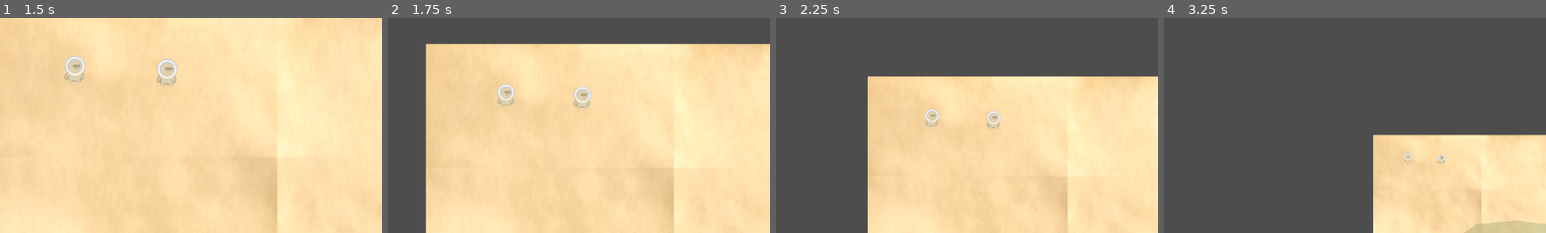
Above: before the commit, frames 1-4 (left to right).
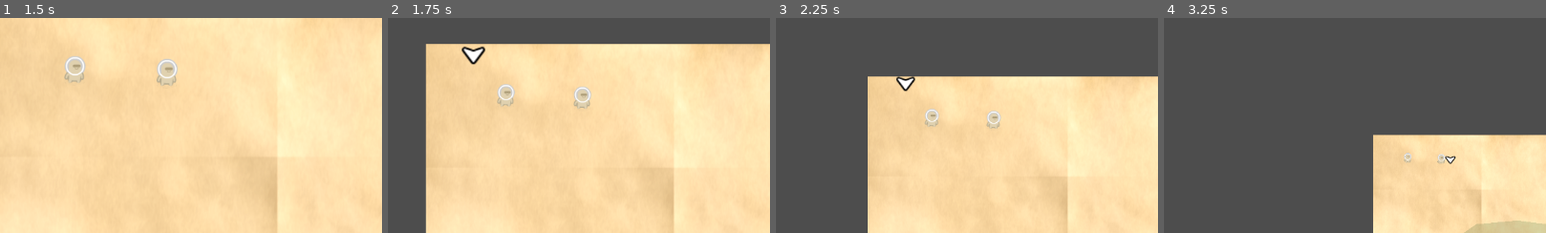
Above: after the commit, the same moments.

Repository: VAIVS/SD.Godot.ChartKrieg
Game: Godot game, scene res://UI/StartMenu/start_menu.tscn
The game is run twice, just before and just after one commit, with the same random seed, the same clock (stepped at 60 frames per second) and the same inputs.
Inputs (mouse positions are % of the whole screen's width and height, from its top left):
- Up to frame 1 (1.5 s): click "Start" at 0.5 s; tap Enter at 1.25 s; move the mouse to (9, 10) at 1.27 s; hold Right (ui_right) from 1.28 s (still down); hold Mouse wheel up (zoom_in) from 1.28 s (still down); click (9, 10) at 1.42 s
- Up to frame 2 (1.75 s): keep holding Right (ui_right); keep holding Mouse wheel up (zoom_in)
- Up to frame 3 (2.25 s): move the mouse to (16, 17) at 2.02 s; release Right (ui_right) at 2.03 s; release Mouse wheel up (zoom_in) at 2.03 s; hold Down (ui_down) from 2.03 s (still down); tap Mouse wheel down (zoom_out) at 2.1 s; click (16, 17) at 2.17 s
- Up to frame 4 (3.25 s): move the mouse to (32, 25) at 2.77 s; release Down (ui_down) at 2.78 s; hold Right (ui_right) from 2.78 s (still down); hold Mouse wheel up (zoom_in) from 2.78 s (still down); click (32, 25) at 2.92 s
The pictures show only the part of the screen within x 3-53%, y 3-53%; the shares and areas given below are measured in that part.

Frame 1 is identical in both runs. In frame 2, 0.3% of the frame differs, in the area x 19-26%, y 13-22%; in frame 3, 0.2%; in frame 4, less than 0.1%.

Commit message:
Ass rudimentary event resolving

Diff:
--- a/GameSystems/ArmySelectionManager/army_selection_manager.gd
+++ b/GameSystems/ArmySelectionManager/army_selection_manager.gd
@@ -8,15 +8,22 @@
 
 }
 
+func get_selection() -> Array:
+	return cursor_highlits_dic.keys()
+
 func handle_signal_on_army_selected(army: TestPlayer):
 	#In future, further modularize this
 	var army_selection: Array = cursor_highlits_dic.keys()
 	if army in army_selection:
 		cursor_highlits_dic[army].queue_free()
 		cursor_highlits_dic.erase(army)
-		game_state_manager.queue_game_state_event(GameStateManager.GameStateEvent.new(GameStateManager.game_event_types.UNSELECTED, army))
+		game_state_manager.queue_game_state_event(GameStateManager.GameStateEvent.new(GameStateManager.game_event_types.UNSELECTED_SINGLE_ARMY, army))
 	else:
 		var army_highligt = army_highlight_scene.instantiate()
 		army.add_child(army_highligt)
 		cursor_highlits_dic[army] = army_highligt
-		game_state_manager.queue_game_state_event(GameStateManager.GameStateEvent.new(GameStateManager.game_event_types.SELECTED, army))
+		var updated_army_selection = cursor_highlits_dic.keys()
+		if updated_army_selection.size() > 1:
+			game_state_manager.queue_game_state_event(GameStateManager.GameStateEvent.new(GameStateManager.game_event_types.SELECTED_MULTIPLE_ARMIES, updated_army_selection))
+		else:
+			game_state_manager.queue_game_state_event(GameStateManager.GameStateEvent.new(GameStateManager.game_event_types.SELECTED_SINGLE_ARMY, army))
--- a/GameSystems/GameStateManager/game_state_manager.gd
+++ /dev/null
@@ -1,37 +0,0 @@
-extends Node
-class_name GameStateManager
-
-enum game_states {
-	MAPIDLE,
-	ARMY_ACTIONS,
-	ARMY_MENU
-}
-
-enum game_event_types {
-	SELECTED,
-	UNSELECTED,
-	CLICKED
-}
-
-@onready var queue: Array[GameStateEvent] = [];
-@onready var current_state: game_states = game_states.MAPIDLE
-
-func _process(delta: float) -> void:
-	var gameEvent: GameStateEvent = queue.pop_front()
-	if gameEvent:
-		pass
-
-
-func queue_game_state_event(queueItem: GameStateEvent):
-	queue.append(queueItem)
-
-
-
-class GameStateEvent:
-
-	var game_event_type: game_event_types
-	var object
-
-	func _init(et: game_event_types, o):
-		game_event_type = et
-		object = o
--- a/GameSystems/GameStateManager/game_state_manager.tscn
+++ /dev/null
@@ -1,6 +0,0 @@
-[gd_scene load_steps=2 format=3 uid="uid://dimtad8pes5ld"]
-
-[ext_resource type="Script" path="res://GameSystems/GameStateManager/game_state_manager.gd" id="1_r4dpb"]
-
-[node name="GameStateManager" type="Node"]
-script = ExtResource("1_r4dpb")
--- a/Scenes/salva/salva_test.gd
+++ b/Scenes/salva/salva_test.gd
@@ -1,9 +1,24 @@
 extends Node2D
+class_name GameStateManager
+
+enum game_states {
+	MAPIDLE,
+	ARMY_ACTIONS,
+	ARMY_MENU
+}
+
+enum game_event_types {
+	SELECTED_SINGLE_ARMY,
+	SELECTED_MULTIPLE_ARMIES,
+	UNSELECTED_SINGLE_ARMY,
+	CLICKED_ON_MAP
+}
 
 @onready var world_map: WorldMapLogic = $WorldMap
 @onready var armies: Node2D = $Armies
 @onready var army_selection_manager: SelectionManager = $Systens/ArmySelectionManager
-
+@onready var queue: Array[GameStateEvent] = [];
+@onready var current_state: game_states = game_states.MAPIDLE
 
 
 @export var movement_marker_scene: PackedScene
@@ -13,10 +28,13 @@
 
 	#For the time being done manually.
 	#In the future this will be done by the system that spawns the armies.
-
 	for army: TestPlayer in armies.get_children():
 		army.sig_army_selected.connect(army_selection_manager.handle_signal_on_army_selected)
 
+func _process(_delta: float) -> void:
+	var gameEvent: GameStateEvent = queue.pop_front()
+	if gameEvent:
+		process_game_event(gameEvent)
 
 #Todo Move the handling of map controls into the WorlMap
 func set_new_marker(marker: MovementMarker) -> void:
@@ -35,17 +53,41 @@
 
 
 
-#func give_move_command(pos: Vector2) -> void:
-	#var marker : MovementMarker = movement_marker_scene.instantiate() as MovementMarker
-	#marker.global_position = pos
-	#for army: TestPlayer in army_selection:
-		#army.target_node = marker
-		## Consider have start_navigation trigger within the setter of target_node.
-		## Depends from navigation map baking.
-		#army.start_navigation()
-		#army.reset_selected_ui()
-	#set_new_marker(marker)
+
 
 
 func _on_world_map_sig_point_touched(pos: Vector2) -> void:
-	print(pos)
+	queue_game_state_event(GameStateEvent.new(game_event_types.CLICKED_ON_MAP, pos))
+
+
+func queue_game_state_event(queueItem: GameStateEvent):
+	queue.append(queueItem)
+
+func process_game_event(game_event: GameStateEvent) -> void:
+	if current_state == game_states.MAPIDLE:
+		if game_event.game_event_type == game_event_types.SELECTED_SINGLE_ARMY:
+			pass
+		elif game_event.game_event_type == game_event_types.SELECTED_MULTIPLE_ARMIES:
+			pass
+		elif game_event.game_event_type == game_event_types.UNSELECTED_SINGLE_ARMY:
+			pass
+		elif game_event.game_event_type == game_event_types.CLICKED_ON_MAP:
+			resolve_mapidle_clicked_on_map(game_event.object)
+
+func resolve_mapidle_clicked_on_map(pos: Vector2) -> void:
+	var selection : Array = army_selection_manager.get_selection()
+	var marker : MovementMarker = movement_marker_scene.instantiate() as MovementMarker
+	marker.global_position = pos
+	for army: TestPlayer in selection:
+		army.target_node = marker
+		army.start_navigation()
+	set_new_marker(marker)
+
+class GameStateEvent:
+
+	var game_event_type: game_event_types
+	var object
+
+	func _init(et: game_event_types, o):
+		game_event_type = et
+		object = o
--- a/Scenes/salva/salva_test.tscn
+++ b/Scenes/salva/salva_test.tscn
@@ -7,7 +7,6 @@
 [ext_resource type="PackedScene" uid="uid://gjipc6fyqt0p" path="res://Components/Test/test_player.tscn" id="3_f56qa"]
 [ext_resource type="PackedScene" uid="uid://bjk64vjmrv2yj" path="res://UI/ArmyMenu/army_menu.tscn" id="5_tm571"]
 [ext_resource type="PackedScene" uid="uid://dxp3f2rd243id" path="res://GameSystems/ArmySelectionManager/army_selection_manager.tscn" id="8_6brl8"]
-[ext_resource type="PackedScene" uid="uid://dimtad8pes5ld" path="res://GameSystems/GameStateManager/game_state_manager.tscn" id="8_tjtcg"]
 
 [node name="salva_test" type="Node2D"]
 script = ExtResource("1_qs8e2")
@@ -36,10 +35,8 @@
 
 [node name="Systens" type="Node" parent="."]
 
-[node name="GameStateManager" parent="Systens" instance=ExtResource("8_tjtcg")]
-
 [node name="ArmySelectionManager" parent="Systens" node_paths=PackedStringArray("game_state_manager") instance=ExtResource("8_6brl8")]
-game_state_manager = NodePath("../GameStateManager")
+game_state_manager = NodePath("../..")
 
 [connection signal="sig_point_touched" from="WorldMap" to="." method="_on_world_map_sig_point_touched"]
 [connection signal="sig_army_selected" from="Armies/TestPlayerPlain" to="." method="_on_sig_army_selected"]
Not shown: 1 places in Scenes/salva/salva_test.tscn that only renumber resources
